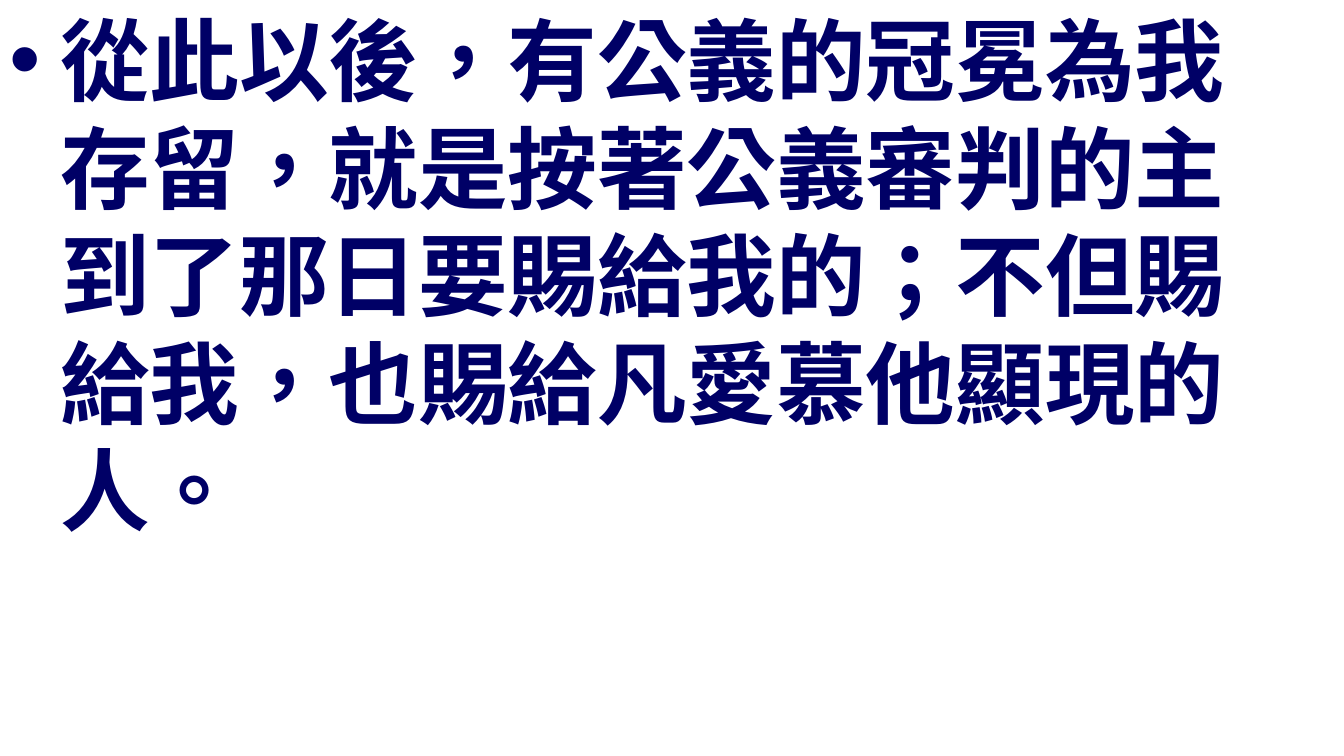
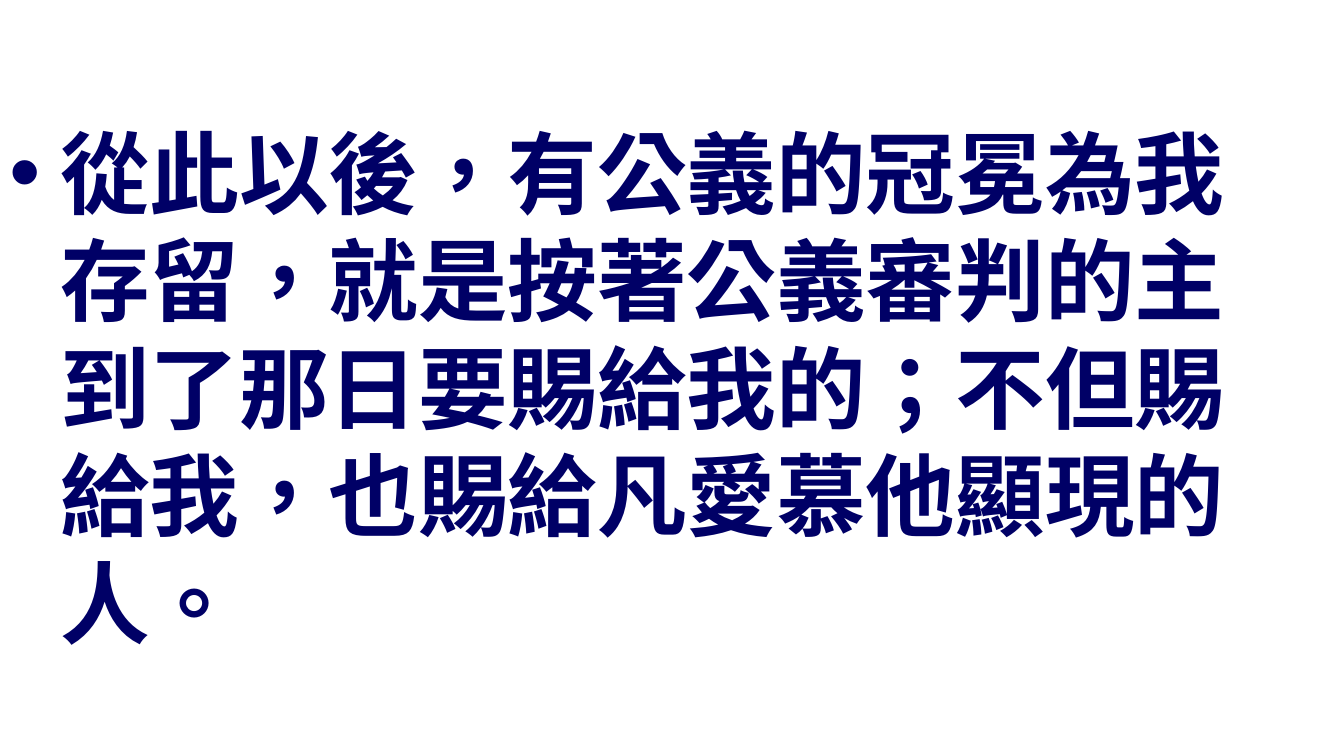
Before and after one commit to batisuoc/worship-resources, a slide deck: slide 3 of 92儆醒預備.ppt. Drawn at 1344x756 pixels with LibreOffice and Linux fonts; fonts in the diff are those of the drawing; background and template pictures are left out. Boxes give left, top, right and bottom in pixels: in the first picture for what was removed or moved away, otherwise in the second. Text is boxed around its words. In the diff, an @@ line names an element or a change of style, - is before the commit and + after.

```diff
--- a/92儆醒預備.ppt
+++ b/92儆醒預備.ppt
@@ text "從此以後，有公義的冠冕為我存留，就是按著公義審判的主到了那日要賜給我的；不但賜給我，也賜給凡愛慕他顯現的人。" at <box>60,130,1224,645</box>: vertical alignment top to middle @@
```
Also in this commit, not shown: 6 other slides changed, 1 other file.
